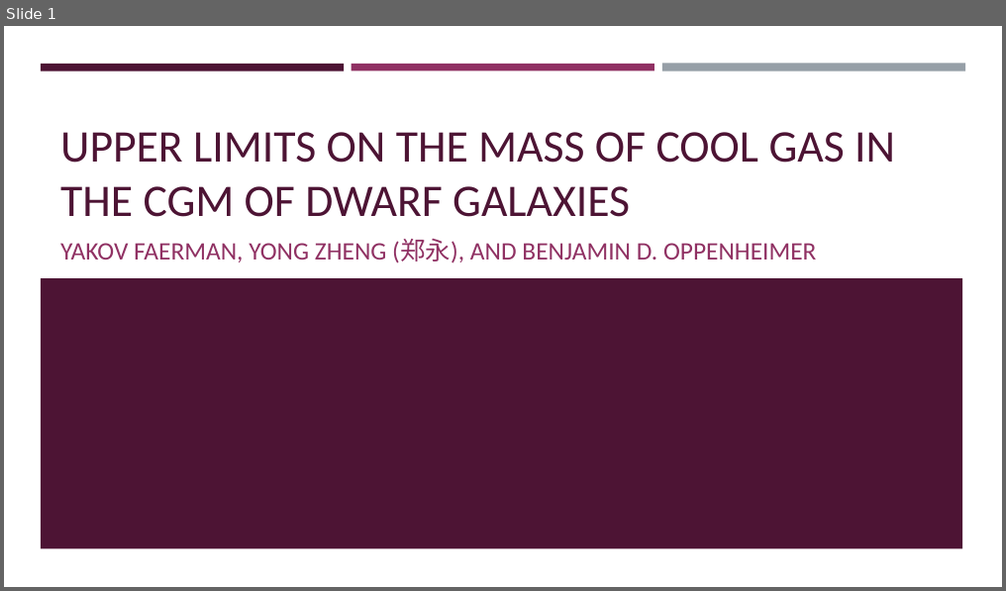
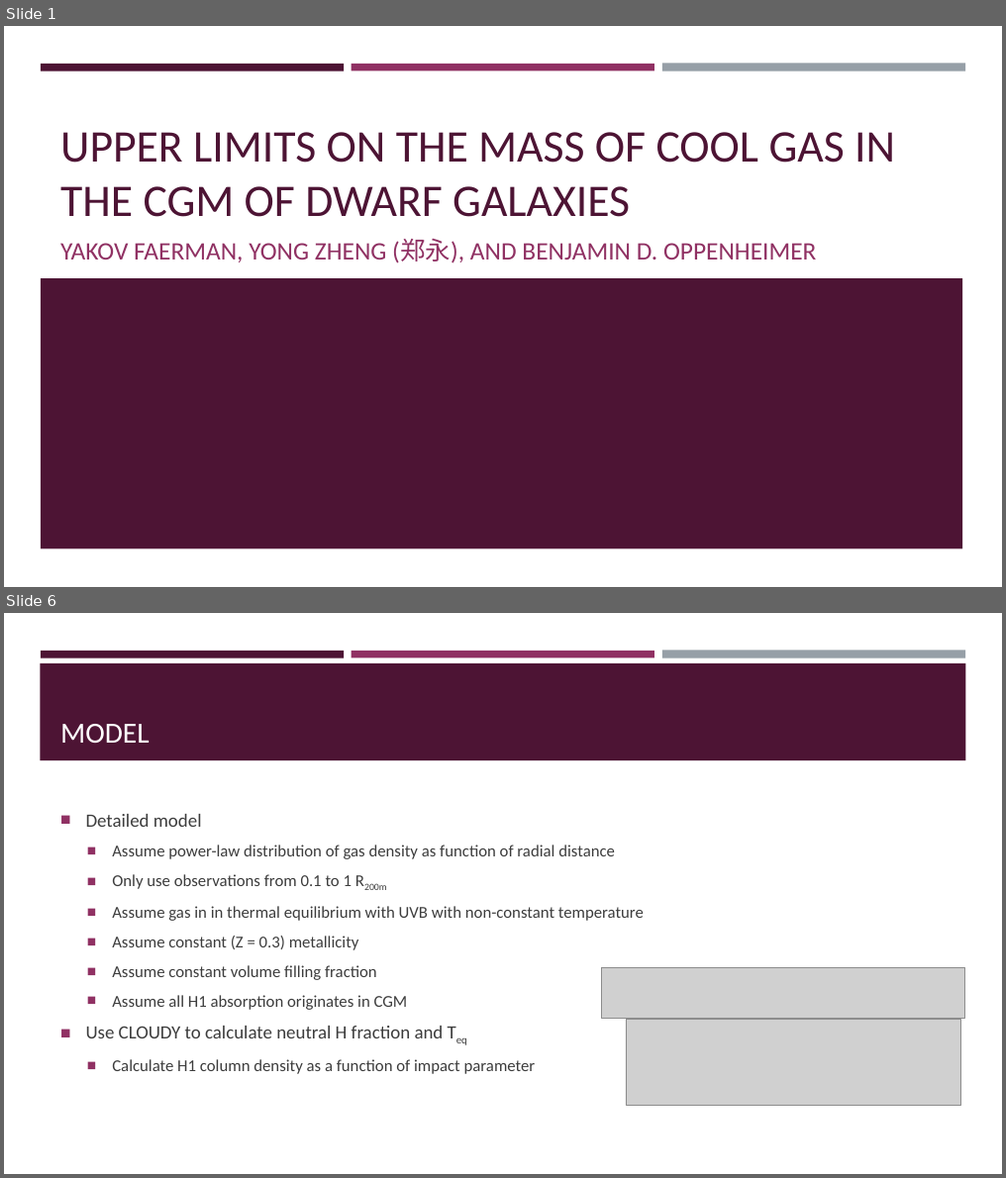
Before and after one commit to brockparker/Research, a slide deck: CGM/CGM_Group_20250204.pptx. Shown one above the other, each under a label of ours: slide 1 before the commit, slides 1 and 6 after it; the slides between them are not shown. The pictures are 1006x591 and 1006x1178 pixels, drawn with LibreOffice and Linux fonts; fonts in the diff are those of the drawing; grey boxes stand for pictures. Boxes give left, top, right and bottom in pixels: in the first picture for what was removed or moved away, otherwise in the second. Text is boxed around its words. In the diff, an @@ line names an element or a change of style, - is before the commit and + after.

```diff
--- a/CGM/CGM_Group_20250204.pptx
+++ b/CGM/CGM_Group_20250204.pptx
@@ slide 6 added at <box>4,613,1002,1174</box>, background #FFFFFF; not listed: 3 template elements that a slide beside it also shows @@
@@ rectangle added at <box>41,663,966,761</box>, fill #4D1434 @@
@@ title added at <box>60,724,149,743</box>, 23.1 pt, text #FFFFFF @@
+MODEL
@@ text added at <box>86,814,644,1074</box>, 13.2 pt, text #3D3D3D @@
+■ Detailed model
+  ■ Assume power-law distribution of gas density as function of radial distance
+  ■ Only use observations from 0.1 to 1 R200m
+  ■ Assume gas in in thermal equilibrium with UVB with non-constant temperature
+  ■ Assume constant (Z = 0.3) metallicity
+  ■ Assume constant volume filling fraction
+  ■ Assume all H1 absorption originates in CGM
+■ Use CLOUDY to calculate neutral H fraction and Teq
+  ■ Calculate H1 column density as a function of impact parameter
@@ picture added at <box>602,968,965,1019</box> @@
@@ picture added at <box>626,1020,962,1106</box> @@
```
Also in this commit, not shown: 14 other slides added, 9 slides removed, 1 other file.
